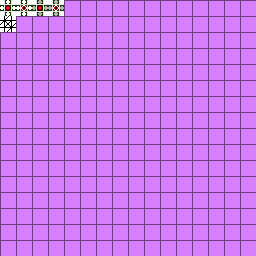
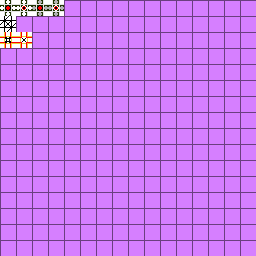
Layers edited between the first and the second 256 × 256 image:
added layer "2*16+1 switch powered" above "2*16+0 switch unpowered" over [16, 32, 32, 48]
added layer "2*16+0 switch unpowered" above "Ebene 0" over [0, 32, 16, 48]
painted on "Ebene 6" over [0, 32, 32, 48]
